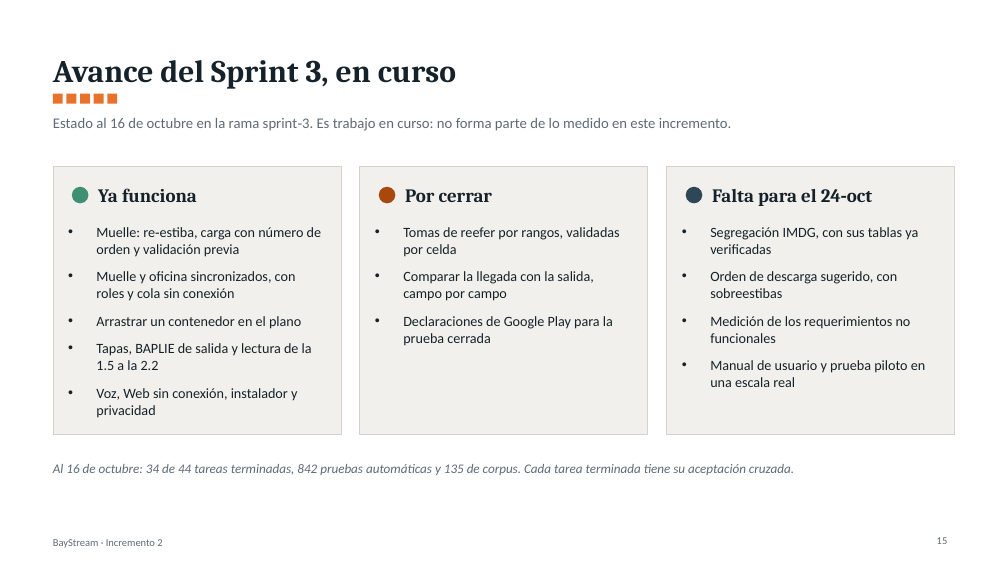
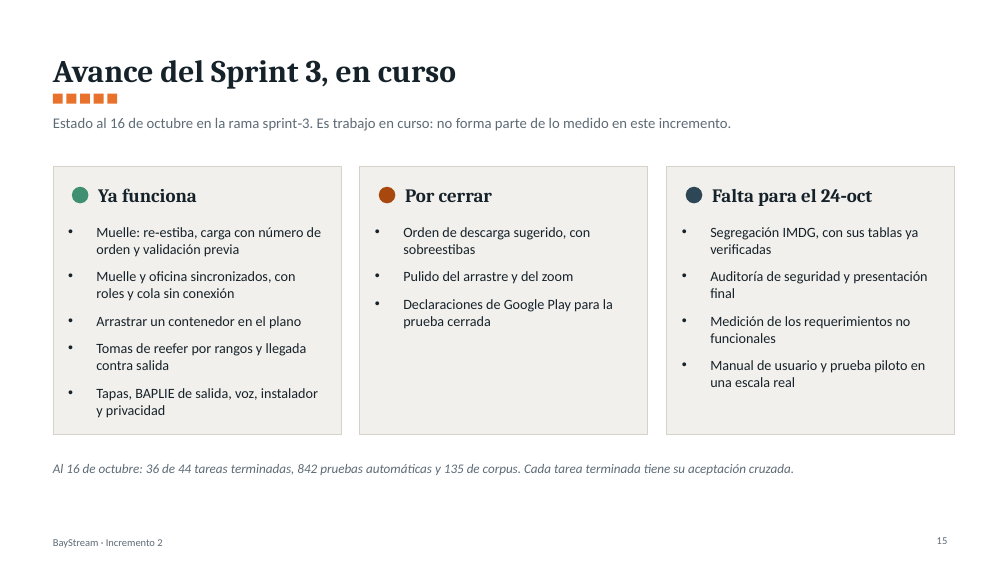
Before and after one commit to YovaWarrior/Proyecto-BayStream, a slide deck: slide 15 of docs/BayStream_Incremento2_Presentacion.pptx. Drawn at 1008x567 pixels with LibreOffice and Linux fonts; fonts in the diff are those of the drawing. Boxes give left, top, right and bottom in pixels: in the first picture for what was removed or moved away, otherwise in the second. Text is boxed around its words. In the diff, an @@ line names an element or a change of style, - is before the commit and + after.

```diff
--- a/docs/BayStream_Incremento2_Presentacion.pptx
+++ b/docs/BayStream_Incremento2_Presentacion.pptx
@@ text at box(403, 227, 591, 284): text changed @@
-• Tomas de reefer por rangos, validadas por celda
-• Comparar la llegada con la salida, campo por campo
+• Orden de descarga sugerido, con sobreestibas
+• Pulido del arrastre y del zoom
@@ text at box(710, 271, 927, 298): text changed @@
-• Orden de descarga sugerido, con sobreestibas
+• Auditoría de seguridad y presentación final
@@ text at box(96, 343, 318, 418): text changed @@
-• Tapas, BAPLIE de salida y lectura de la 1.5 a la 2.2
-• Voz, Web sin conexión, instalador y privacidad
+• Tomas de reefer por rangos y llegada contra salida
+• Tapas, BAPLIE de salida, voz, instalador y privacidad
@@ text at box(53, 464, 794, 475): text changed @@
-Al 16 de octubre: 34 de 44 tareas terminadas, 842 pruebas automáticas y 135 de corpus. Cada tarea terminada tiene su aceptación cruzada.
+Al 16 de octubre: 36 de 44 tareas terminadas, 842 pruebas automáticas y 135 de corpus. Cada tarea terminada tiene su aceptación cruzada.
```
Also in this commit, not shown: 2 other files.
